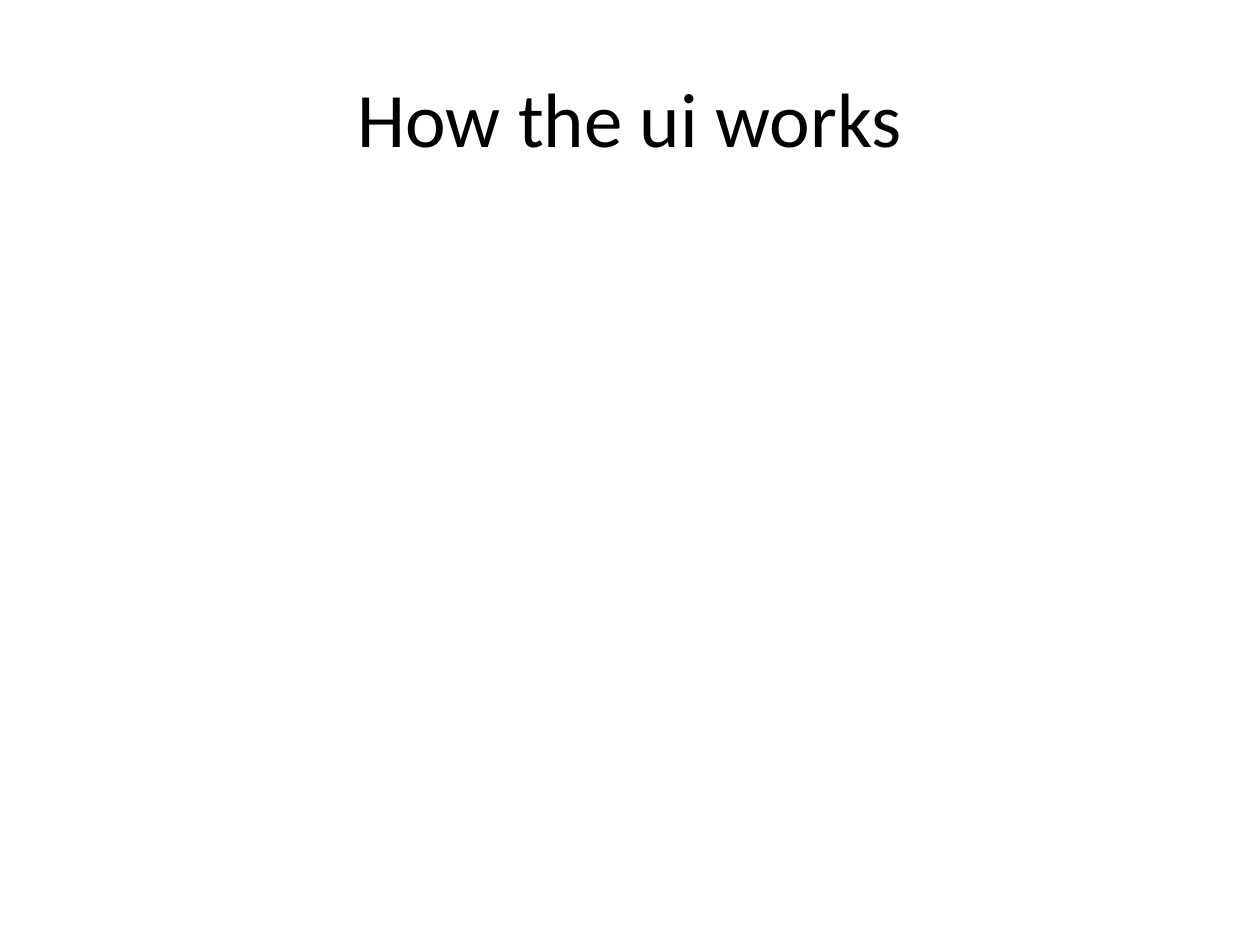
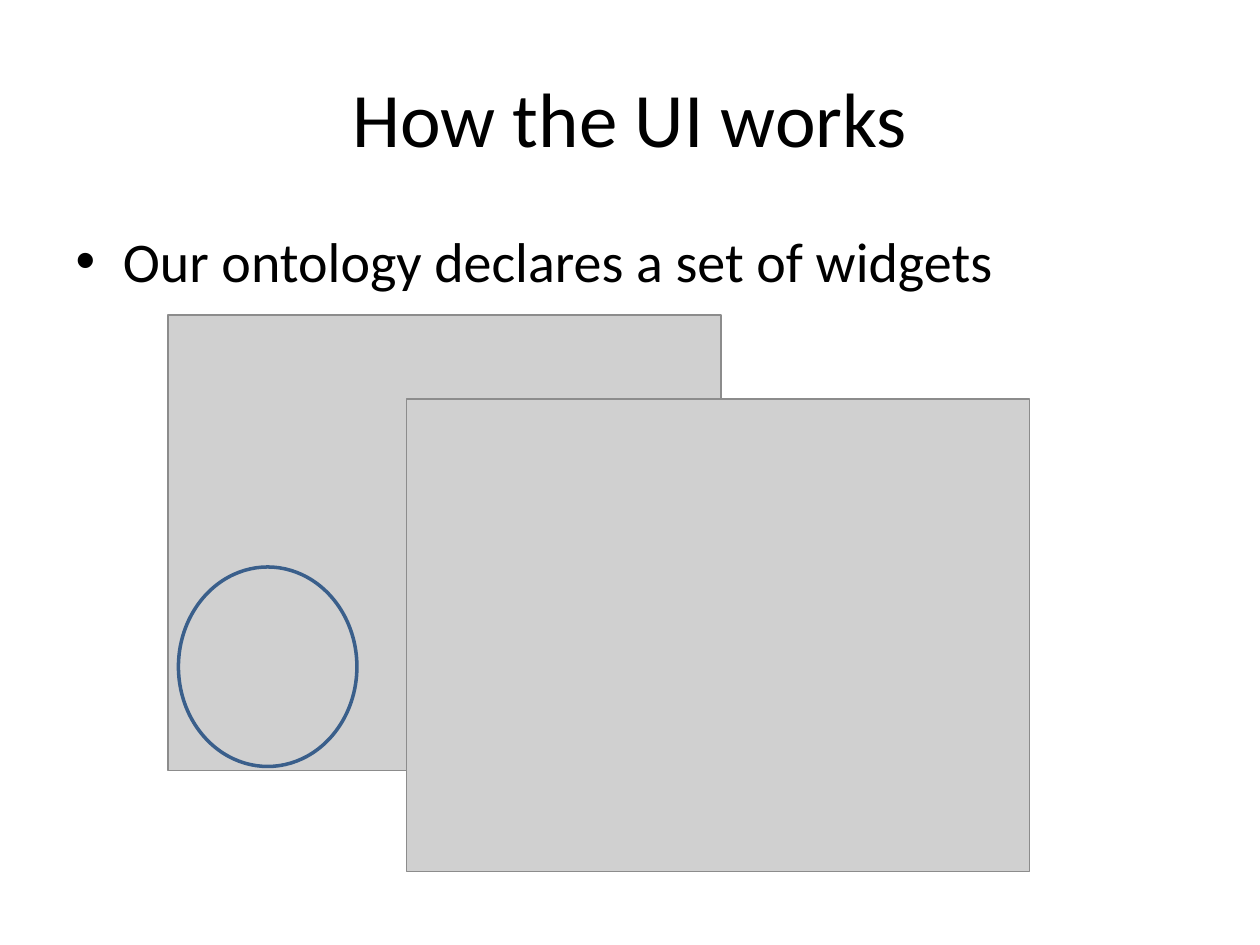
Before and after one commit to GUEDDES/asydeo, a slide deck: slide 19 of docs/asydeo.pptx (slide 8 before the commit). Drawn at 1260x945 pixels with LibreOffice and Linux fonts; fonts in the diff are those of the drawing; grey boxes stand for pictures. Boxes give left, top, right and bottom in pixels: in the first picture for what was removed or moved away, otherwise in the second. Text is boxed around its words. In the diff, an @@ line names an element or a change of style, - is before the commit and + after.

```diff
--- a/docs/asydeo.pptx
+++ b/docs/asydeo.pptx
@@ title at (x1=352, y1=93, x2=907, y2=148): text changed @@
-How the ui works
+How the UI works
@@ text added at (x1=123, y1=243, x2=992, y2=292), 32 pt, text #000000 @@
+• Our ontology declares a set of widgets
@@ picture added at (x1=168, y1=315, x2=721, y2=771) @@
@@ picture added at (x1=407, y1=399, x2=1029, y2=872) @@
@@ ellipse added at (x1=179, y1=567, x2=358, y2=766), outline #3A5F8C 2 pt @@
```
Also in this commit, not shown: 6 other slides changed, 20 slides added, 2 slides removed.
